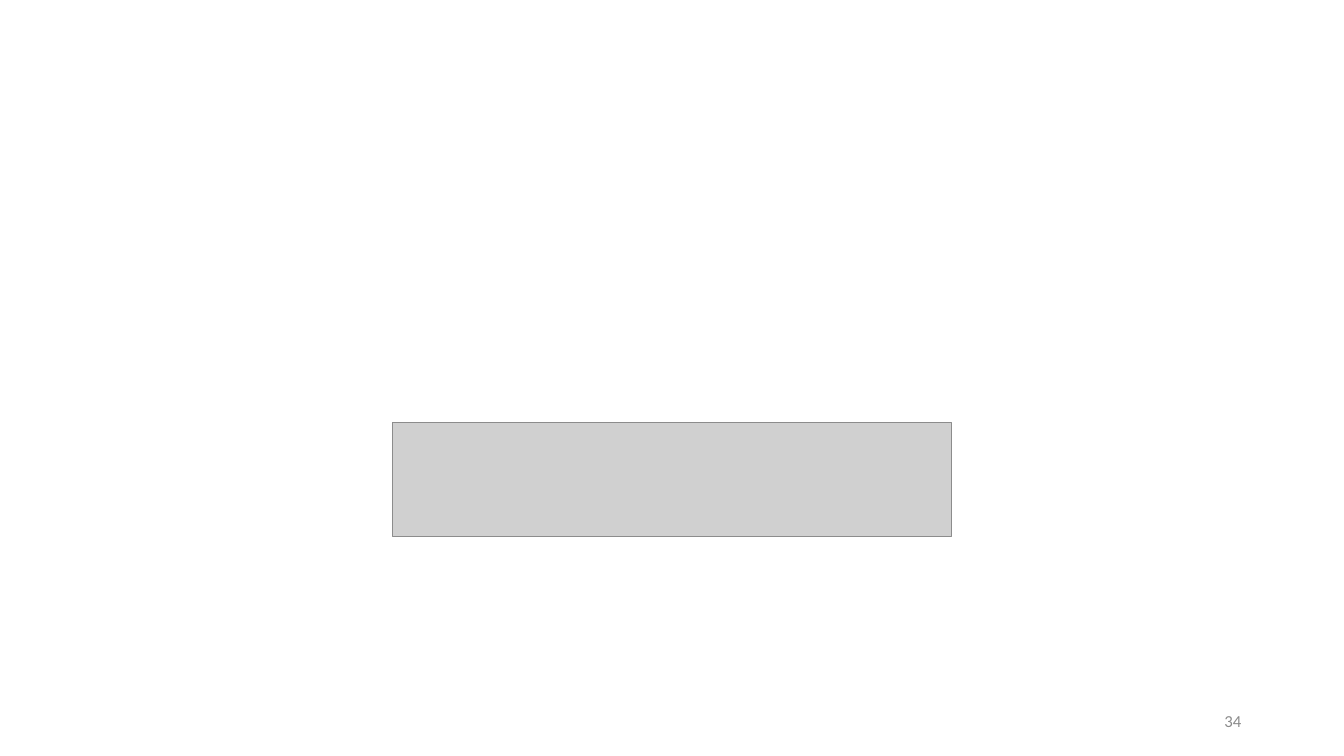
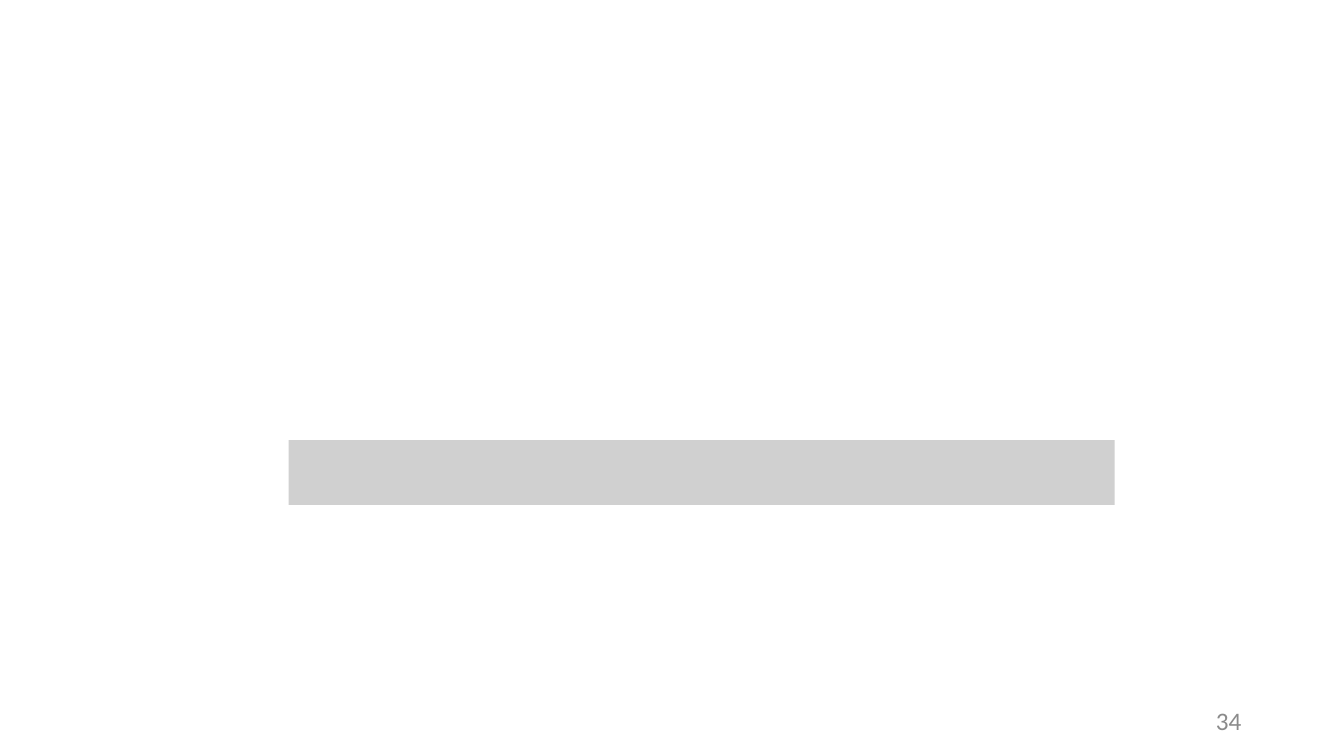
Before and after one commit to VolknerThanh/kltn_SentimentAnalysis, a slide deck: slide 34 of kltn-thuyết-trình.pptx. Drawn at 1344x756 pixels with LibreOffice and Linux fonts; fonts in the diff are those of the drawing; grey boxes stand for pictures. Boxes give left, top, right and bottom in pixels: in the first picture for what was removed or moved away, otherwise in the second. Text is boxed around its words. In the diff, an @@ line names an element or a change of style, - is before the commit and + after.

```diff
--- a/kltn-thuyết-trình.pptx
+++ b/kltn-thuyết-trình.pptx
@@ picture added at (288,441,1114,505) @@
@@ picture removed at (393,422,952,536) @@
@@ page number at (1216,714,1242,730): size 12 to 18 pt @@
```
Also in this commit, not shown: 12 other slides changed, 1 other file.
